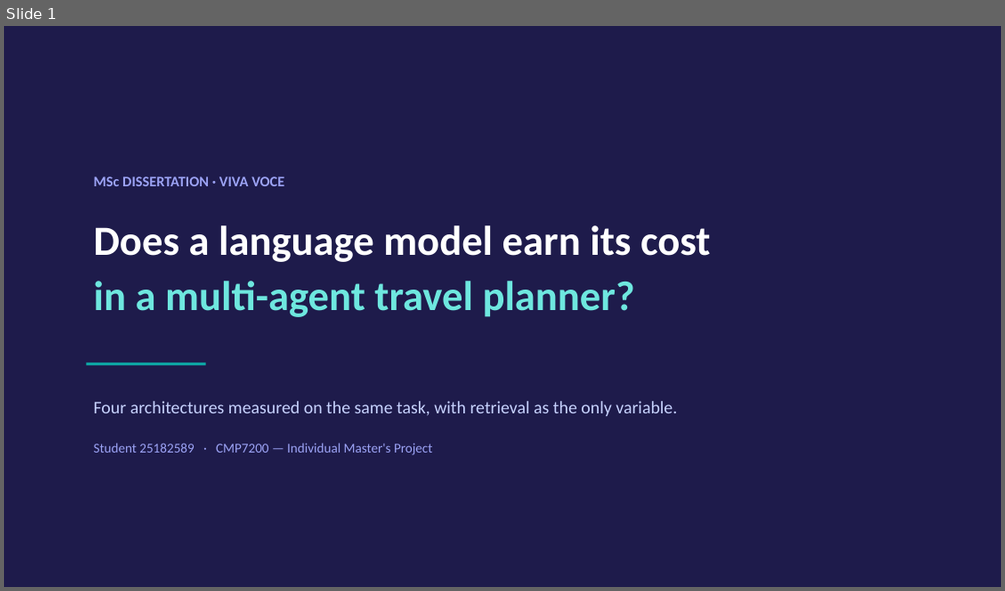
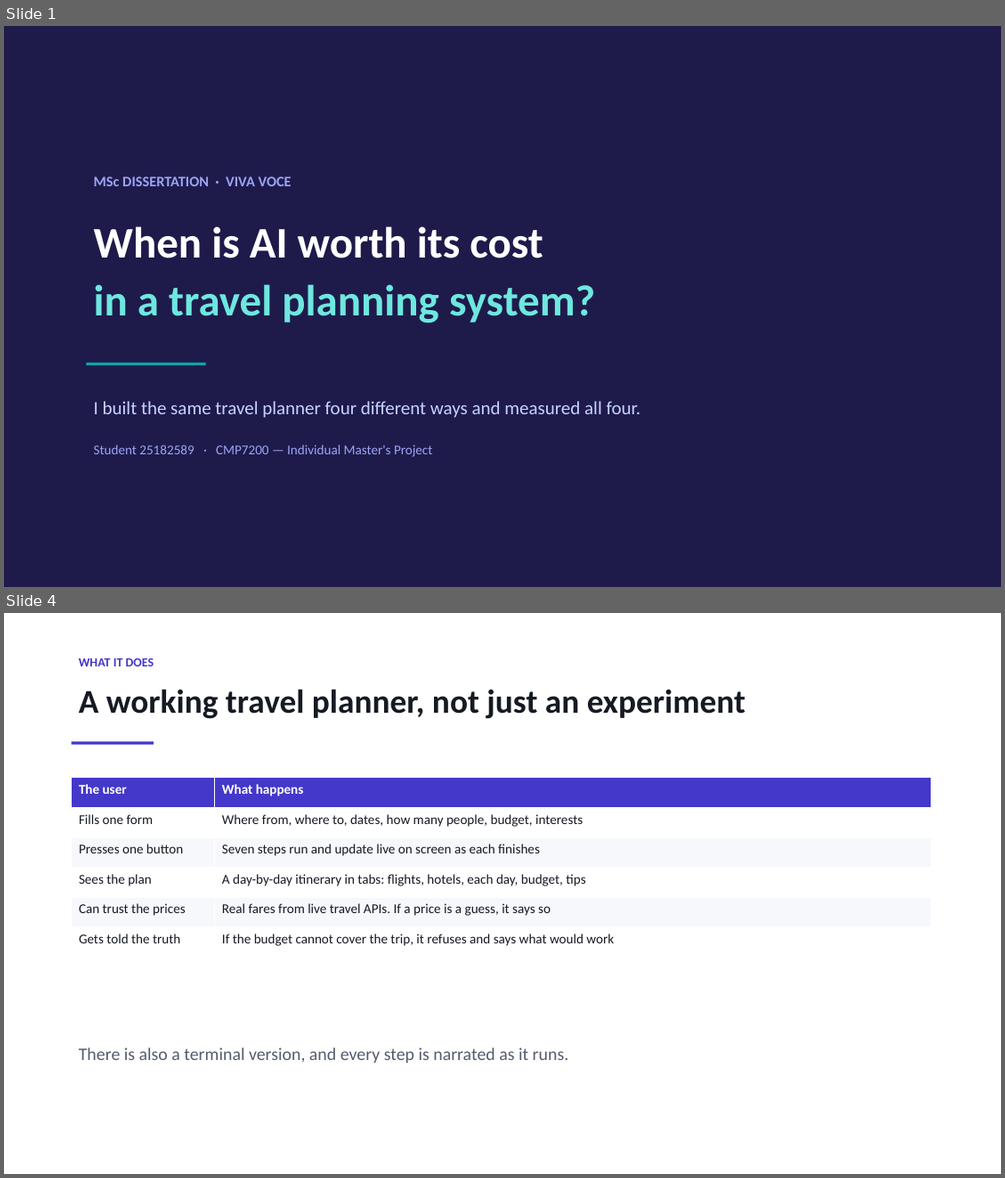
Before and after one commit to sherali143/Trip-Planner, a slide deck: submission/CMP7200_Viva_Presentation.pptx. Shown one above the other, each under a label of ours: slide 1 before the commit, slides 1 and 4 after it; the slides between them are not shown. The pictures are 1005x591 and 1005x1178 pixels, drawn with LibreOffice and Linux fonts; fonts in the diff are those of the drawing. Boxes give left, top, right and bottom in pixels: in the first picture for what was removed or moved away, otherwise in the second. Text is boxed around its words. In the diff, an @@ line names an element or a change of style, - is before the commit and + after.

```diff
--- a/submission/CMP7200_Viva_Presentation.pptx
+++ b/submission/CMP7200_Viva_Presentation.pptx
@@ slide 4 added at (x1=4, y1=613, x2=1001, y2=1174), background #FFFFFF @@
@@ text added at (x1=79, y1=658, x2=154, y2=666), 12 pt, text #4338CA, bold @@
+WHAT IT DOES
@@ text added at (x1=79, y1=689, x2=745, y2=719), 32 pt, text #161A23, bold @@
+A working travel planner, not just an experiment
@@ rectangle added at (x1=72, y1=742, x2=154, y2=745), fill #4338CA @@
@@ table added at (x1=72, y1=778, x2=931, y2=957), 6 rows, 2 columns @@
+The user | What happens
+Fills one form | Where from, where to, dates, how many people, budget, interests
+Presses one button | Seven steps run and update live on screen as each finishes
+Sees the plan | A day-by-day itinerary in tabs: flights, hotels, each day, budget, tips
+Can trust the prices | Real fares from live travel APIs. If a price is a guess, it says so
+Gets told the truth | If the budget cannot cover the trip, it refuses and says what would work
@@ text added at (x1=79, y1=1047, x2=569, y2=1062), 17 pt, text #545C6E @@
+There is also a terminal version, and every step is narrated as it runs.
@@ slide 1 changed as well @@
@@ text "MSc DISSERTATION · VIVA VOCE" rewrapped from (x1=94, y1=176, x2=284, y2=186) to (x1=94, y1=176, x2=291, y2=186) @@
@@ text at (x1=94, y1=226, x2=595, y2=323): text changed; size 40 to 42 pt; text colour #FFFFFF to #6EE7DF @@
-Does a language model earn its cost
-in a multi-agent travel planner?
+When is AI worth its cost
+in a travel planning system?
@@ text at (x1=94, y1=401, x2=641, y2=418): text changed; size 17 to 18 pt @@
-Four architectures measured on the same task, with retrieval as the only variable.
+I built the same travel planner four different ways and measured all four.
```
Also in this commit, not shown: 12 other slides changed, 3 other slides added, 2 slides removed, 3 other files.
